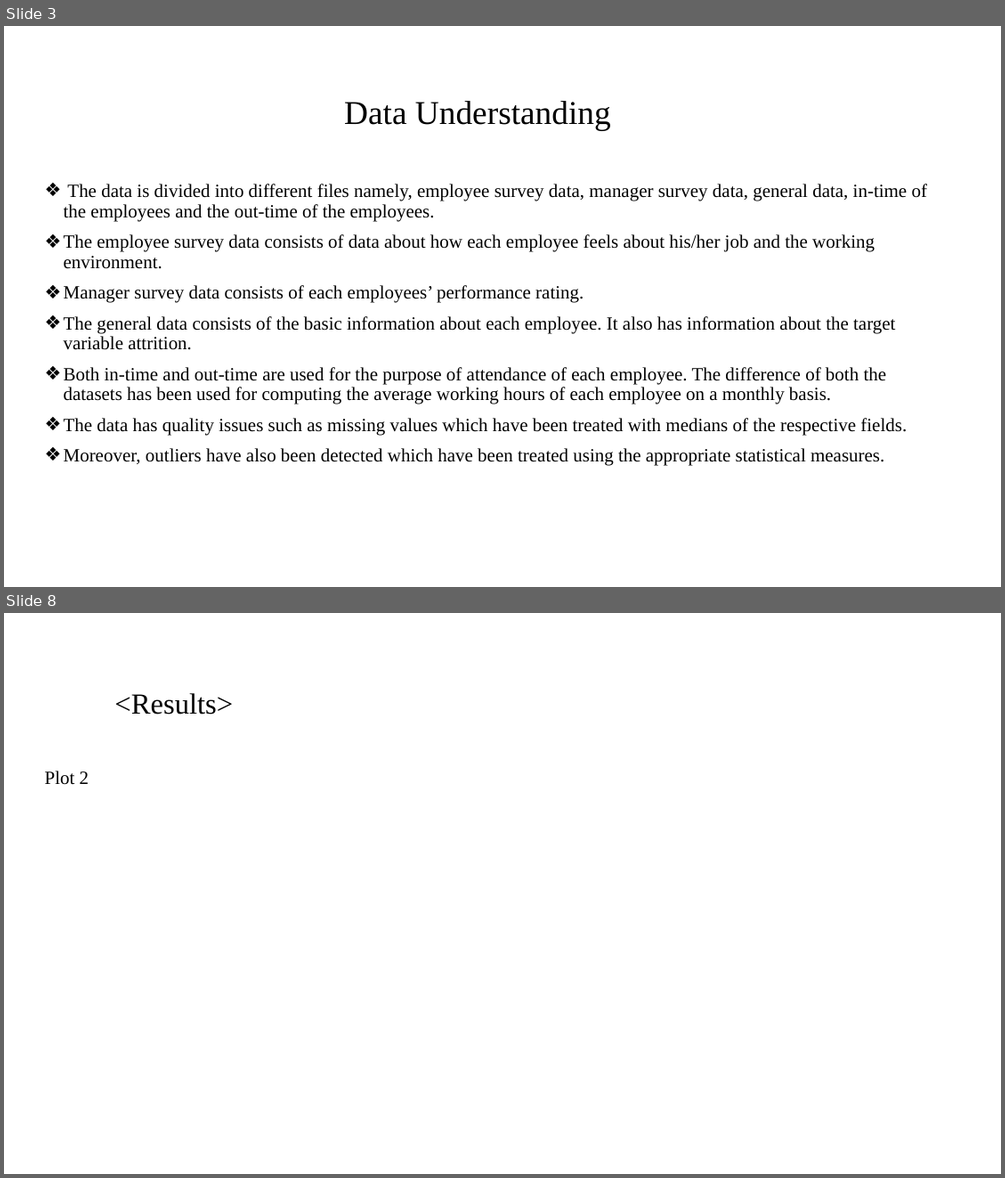
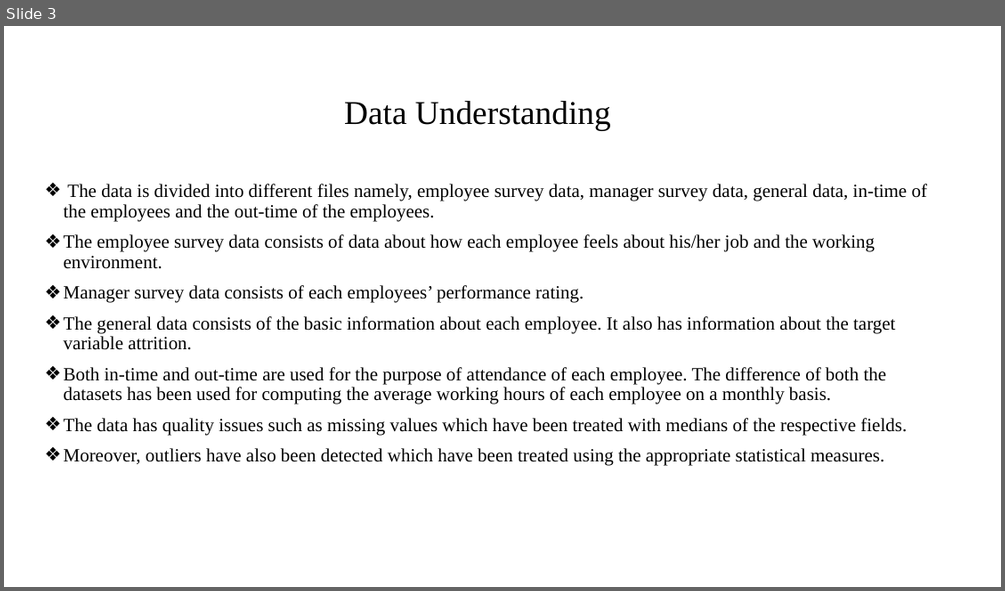
Before and after one commit to gaurav007x/HR-Analytics, a slide deck: HR Analytics Presentation.pptx. Shown one above the other, each under a label of ours: slides 3 and 8 before the commit, slide 3 after it; the slides between them are not shown. The pictures are 1005x1178 and 1005x591 pixels, drawn with LibreOffice and Linux fonts; fonts in the diff are those of the drawing; background and template pictures are left out. Boxes give left, top, right and bottom in pixels: in the first picture for what was removed or moved away, otherwise in the second. Text is boxed around its words. In the diff, an @@ line names an element or a change of style, - is before the commit and + after.

```diff
--- a/HR Analytics Presentation.pptx
+++ b/HR Analytics Presentation.pptx
@@ slide 8 removed at [4, 613, 1001, 1174], background #FFFFFF @@
@@ title removed at [114, 693, 233, 714] @@
-<Results>
@@ text removed at [45, 771, 89, 785] @@
-Plot 2
```
Also in this commit, not shown: 4 slides changed, 4 slides added, 3 other slides removed, 1 other file.
